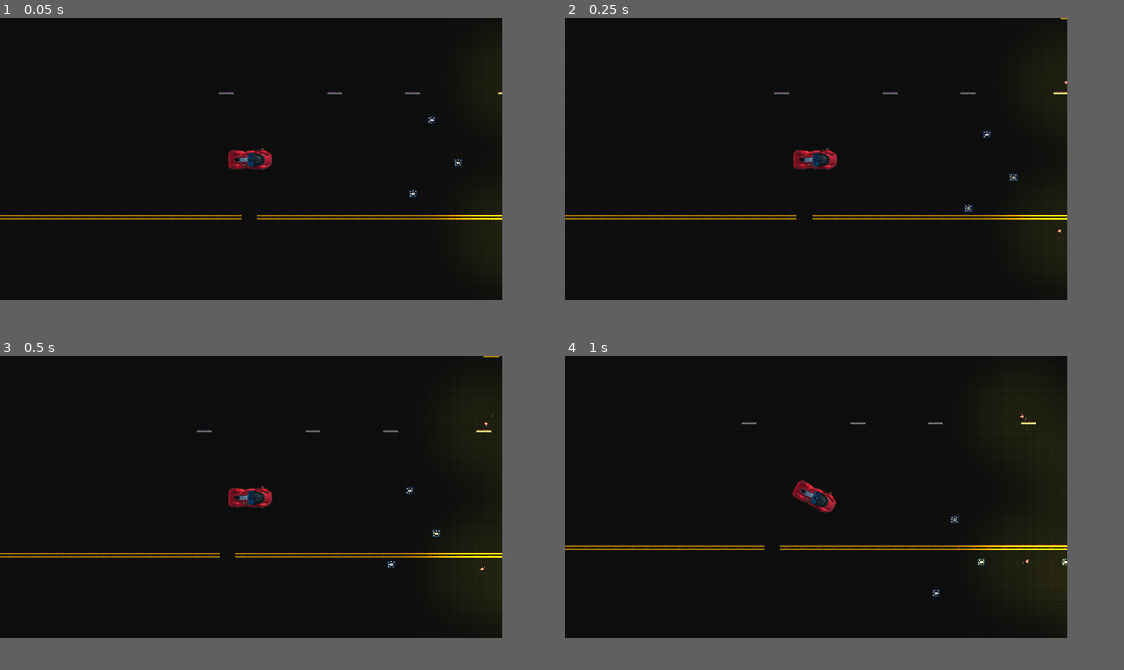
Above: before the commit, frames 1-4 (two rows, left to right).
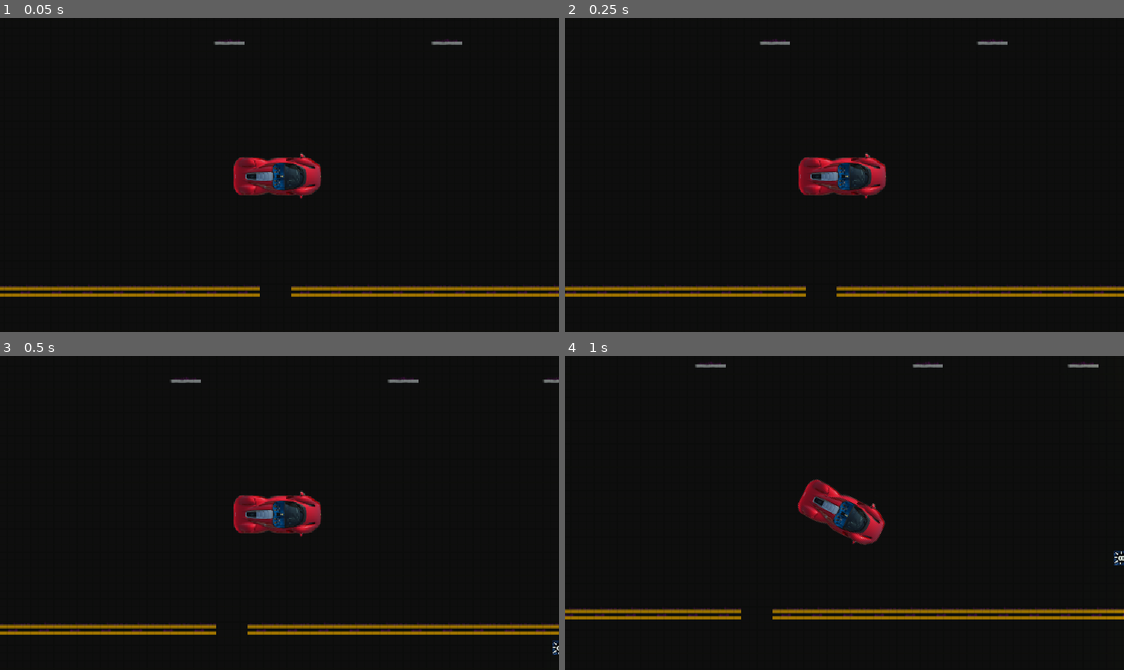
Above: after the commit, the same moments.

Repository: aqk/2d-lighting
Game: Godot game, scene res://Scene.tscn
Same seed, same stepped clock (60 frames per second), same inputs: the game is played once before the commit and once after it.
Inputs:
- Up to frame 1 (0.05 s): no input
- Up to frame 2 (0.25 s): no input
- Up to frame 3 (0.5 s): no input
- Up to frame 4 (1 s): tap Enter (brake) at 0.5 s; hold D (right) from 0.53 s (still down); tap B at 0.6 s
In our replay, the window is 690x388 before the commit and 768x432 after it. These sizes can differ from the game's own. Grey fills any space a smaller window leaves; there, only what the larger window draws over its background counts as a difference.

The runs differ from the first frame. In frame 1, 5.8% of the frame differs, in the area x 0-100%, y 6-89%; in frame 2, 5.8%; in frame 3, 5.9%; in frame 4, 6.1%, in the area x 0-100%, y 1-85%.

Commit message:
Zoom in: Make world render larger

Diff:
--- a/godot-project/project.godot
+++ b/godot-project/project.godot
@@ -20,8 +20,8 @@
 
 [display]
 
-window/size/width=345
-window/size/height=194
+window/size/width=192
+window/size/height=108
 window/size/test_width=1920
 window/size/test_height=1080
 window/dpi/allow_hidpi=true
@@ -85,6 +85,12 @@
 , Object(InputEventJoypadMotion,"resource_local_to_scene":false,"resource_name":"","device":0,"axis":1,"axis_value":1.0,"script":null)
  ]
 }
+roll={
+"deadzone": 0.5,
+"events": [ Object(InputEventKey,"resource_local_to_scene":false,"resource_name":"","device":0,"alt":false,"shift":false,"control":false,"meta":false,"command":false,"pressed":false,"scancode":32,"physical_scancode":0,"unicode":0,"echo":false,"script":null)
+, Object(InputEventJoypadButton,"resource_local_to_scene":false,"resource_name":"","device":0,"button_index":1,"pressure":0.0,"pressed":false,"script":null)
+ ]
+}
 accel={
 "deadzone": 0.5,
 "events": [ Object(InputEventKey,"resource_local_to_scene":false,"resource_name":"","device":0,"alt":false,"shift":false,"control":false,"meta":false,"command":false,"pressed":false,"scancode":32,"physical_scancode":0,"unicode":0,"echo":false,"script":null)
@@ -106,12 +112,6 @@
 "events": [ Object(InputEventKey,"resource_local_to_scene":false,"resource_name":"","device":0,"alt":false,"shift":false,"control":false,"meta":false,"command":false,"pressed":false,"scancode":68,"physical_scancode":0,"unicode":0,"echo":false,"script":null)
  ]
 }
-roll={
-"deadzone": 0.5,
-"events": [ Object(InputEventKey,"resource_local_to_scene":false,"resource_name":"","device":0,"alt":false,"shift":false,"control":false,"meta":false,"command":false,"pressed":false,"scancode":32,"physical_scancode":0,"unicode":0,"echo":false,"script":null)
-, Object(InputEventJoypadButton,"resource_local_to_scene":false,"resource_name":"","device":0,"button_index":1,"pressure":0.0,"pressed":false,"script":null)
- ]
-}
 
 [rendering]
 
